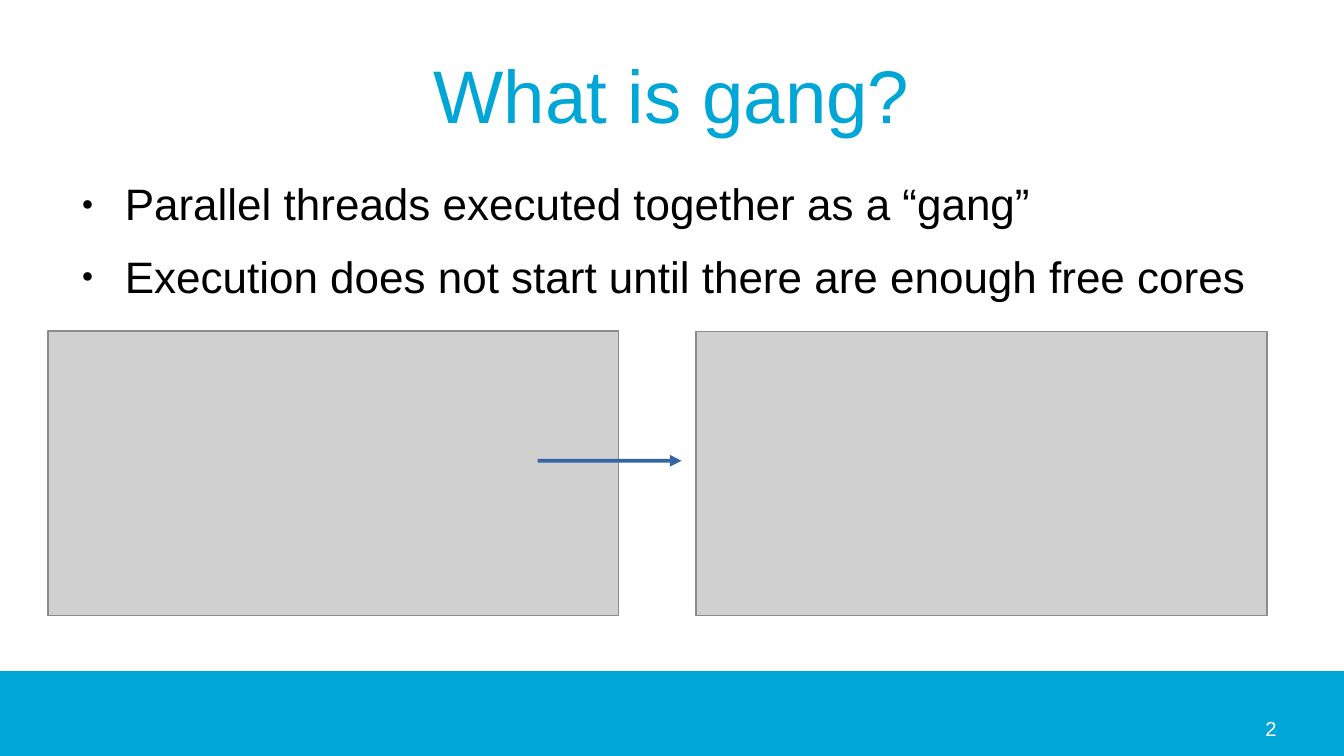
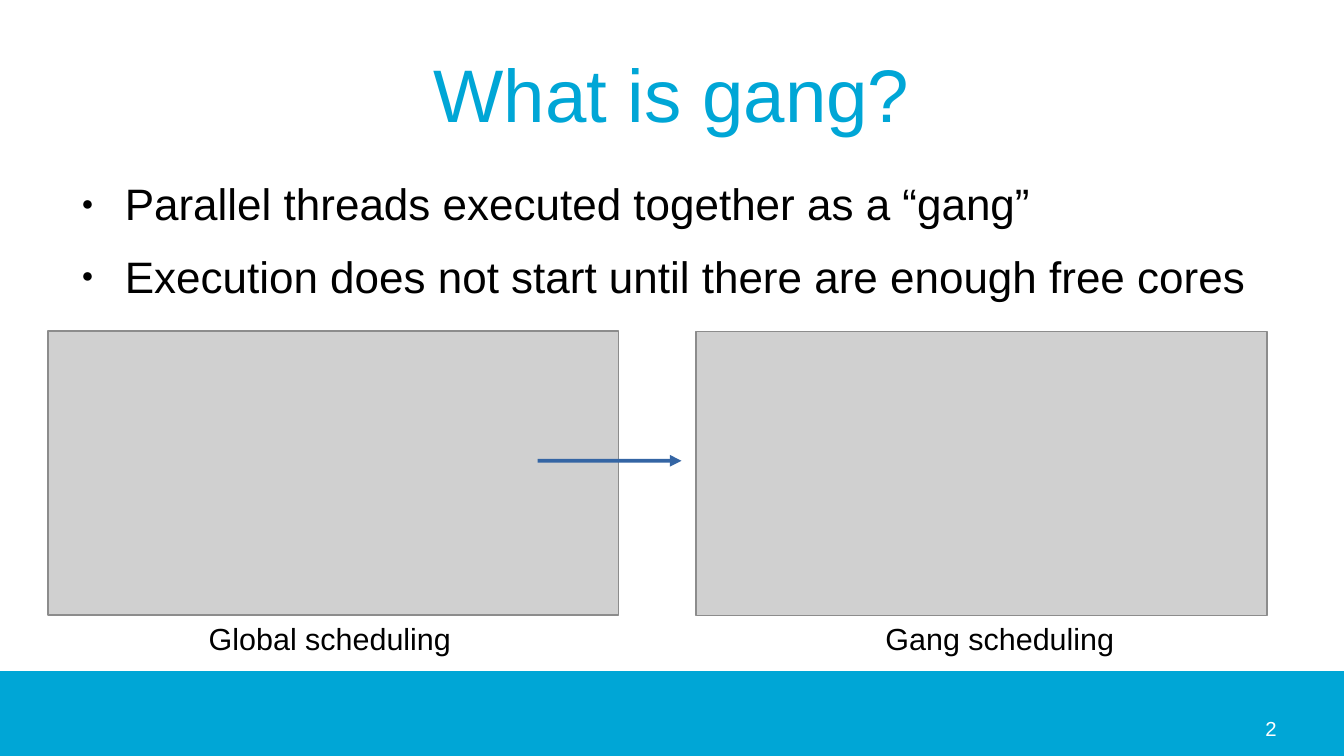
Before and after one commit to jmigual/APATeoria, a slide deck: slide 2 of Notes/TFM_presentations/2020_02_24/2020_02_24.odp. Drawn at 1344x756 pixels with LibreOffice and Linux fonts; fonts in the diff are those of the drawing; grey boxes stand for pictures; background and template pictures are left out. Boxes give left, top, right and bottom in pixels: in the first picture for what was removed or moved away, otherwise in the second. Text is boxed around its words. In the diff, an @@ line names an element or a change of style, - is before the commit and + after.

```diff
--- a/Notes/TFM_presentations/2020_02_24/2020_02_24.odp
+++ b/Notes/TFM_presentations/2020_02_24/2020_02_24.odp
@@ text added at (x1=209, y1=628, x2=451, y2=656), 18 pt, text #000000 @@
+Global scheduling
@@ text added at (x1=885, y1=628, x2=1114, y2=656), 18 pt, text #000000 @@
+Gang scheduling
```
Also in this commit, not shown: 6 other slides changed, 6 slides added, 2 slides removed, 17 other files.
